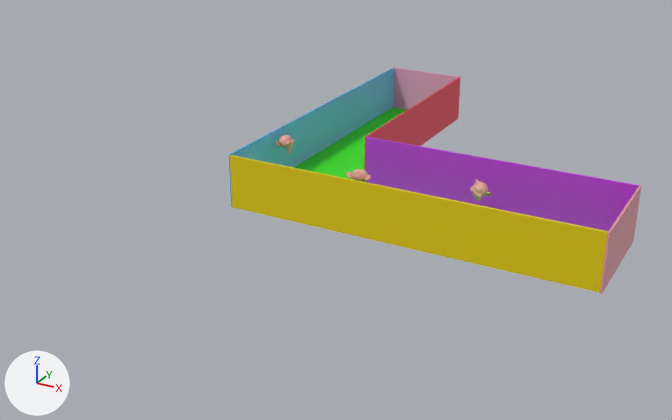
One commit to the glTF model untitled.gltf: the scene before it, then after it.
Before and after are seen from a 50 mm lens placed at (34.7, -82.2, 40.3), pointed at (-7.8, -5.0, 1.7). Every picture has the same lights, and +X, +Y and +Z are marked at lower left. Where no turn or scale is listed for an object, it has been applied to the vertices.
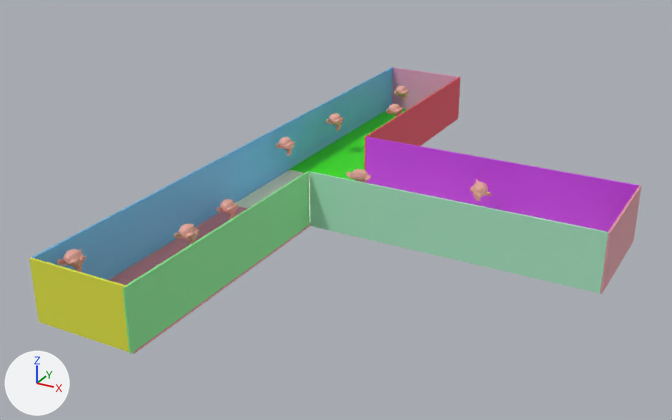
The change, as a diff of the scene's bpy script:
```diff
--- a/untitled.gltf.py
+++ b/untitled.gltf.py
@@ mat_material @@
 mat_material = principled_material('Material')
-mat_material.base_color = (0.0, 1.0, 0.0966)  # green #00ff58
+mat_material.base_color = (0.92, 1.0, 0.743)  # white #f6ffe0
 mat_material.roughness = 0.4
@@ me_cube_001 @@
 me_cube_001.from_pydata(...)  # 8 vertices, 12 faces; spans x -1.0..1.0, y -1.0..1.0, z -1.0..1.0
-me_cube_001.materials.append(mat_material_001)  # yellow #e7ce00
+me_cube_001.materials.append(mat_material_010)  # pink #e7969f
@@ ob_cube_001 @@
 ob_cube_001 = bpy.data.objects.new('Cube.001', me_cube_001)
-ob_cube_001.location = (0.05, -6.12, 2.91)
-ob_cube_001.scale = (20.0, 0.1, 3.0)
+ob_cube_001.location = (-15.19, -20.04, -0.02)
+ob_cube_001.scale = (5.1, 14.2, 0.1)
@@ ob_cube_004 @@
 ob_cube_004 = bpy.data.objects.new('Cube.004', me_cube_004)
-ob_cube_004.location = (-20.05, 14.03, 2.96)
-ob_cube_004.scale = (0.1, 20.1, 3.0)
+ob_cube_004.location = (-20.24, 0.08, 2.96)
+ob_cube_004.scale = (0.1, 34.2, 3.0)
@@ ob_suzanne @@
 ob_suzanne = bpy.data.objects.new('Suzanne', me_suzanne)
-ob_suzanne.location = (-18.59, 2.89, 4.59)
+ob_suzanne.location = (-18.59, 2.89, 4.34)
@@ ob_suzanne_009 @@
+ob_suzanne_009 = bpy.data.objects.new('Suzanne.009', me_suzanne_009)  # 505 vertices, 968 faces; spans x -0.81..0.93, y -1.35..1.39, z -1.05..0.98; in mat_material_018 (pink #e7a89c)
+ob_suzanne_009.location = (-18.93, -30.88, 4.53)
@@ ob_suzanne_008 @@
+ob_suzanne_008 = bpy.data.objects.new('Suzanne.008', me_suzanne_008)  # 505 vertices, 968 faces; spans x -0.81..0.93, y -1.35..1.39, z -1.05..0.98; in mat_material_017 (pink #e7a89c)
+ob_suzanne_008.location = (-13.05, -22.68, 4.93)
@@ ob_suzanne_007 @@
+ob_suzanne_007 = bpy.data.objects.new('Suzanne.007', me_suzanne_007)  # 505 vertices, 968 faces; spans x -0.81..0.93, y -1.35..1.39, z -1.05..0.98; in mat_material_016 (pink #e7a89c)
+ob_suzanne_007.location = (-18.03, 13.51, 4.26)
@@ ob_suzanne_006 @@
+ob_suzanne_006 = bpy.data.objects.new('Suzanne.006', me_suzanne_006)  # 505 vertices, 968 faces; spans x -0.81..0.93, y -1.35..1.39, z -1.05..0.98; in mat_material_015 (pink #e7a89c)
+ob_suzanne_006.location = (-12.61, 19.01, 4.82)
@@ ob_suzanne_005 @@
+ob_suzanne_005 = bpy.data.objects.new('Suzanne.005', me_suzanne_005)  # 505 vertices, 968 faces; spans x -0.81..0.93, y -1.35..1.39, z -1.05..0.98; in mat_material_014 (pink #e7a89c)
+ob_suzanne_005.location = (-15.48, 27.22, 4.67)
@@ ob_suzanne_004 @@
+ob_suzanne_004 = bpy.data.objects.new('Suzanne.004', me_suzanne_004)  # 505 vertices, 968 faces; spans x -0.81..0.93, y -1.35..1.39, z -1.05..0.98; in mat_material_013 (pink #e7a89c)
+ob_suzanne_004.location = (-17.25, -10.66, 1.97)
@@ ob_cube_010 @@
+ob_cube_010 = bpy.data.objects.new('Cube.010', me_cube_011)  # a box spanning x -5.1..5.1, y -0.1..0.1, z -3.0..3.0; in mat_material_012 (yellow #e4e742)
+ob_cube_010.location = (-15.2, -34.24, 3.0)
@@ ob_cube_009 @@
+ob_cube_009 = bpy.data.objects.new('Cube.009', me_cube_010)  # a box spanning x -0.1..0.1, y -14.1..14.1, z -2.9..2.9; in mat_material_011 (green #84e78e)
+ob_cube_009.location = (-10.19, -20.48, 3.04)
@@ ob_cube_008 @@
+ob_cube_008 = bpy.data.objects.new('Cube.008', me_cube_008)  # a box spanning x -15.0..15.0, y -0.1..0.1, z -3.0..3.0; in mat_material_009 (green #abe7c5)
+ob_cube_008.location = (4.98, -6.24, 2.92)
```

Boxes [x1, y1, x2, y2] around the edits, measured in the pictures (672 x 420 px):
'Cube.001', recoloured, moved, rescaled: before [230, 155, 609, 293]; after [109, 206, 310, 354]
'Cube.008', added (green): after [310, 172, 608, 293]
'Cube.004', moved, rescaled: before [229, 68, 394, 206]; after [32, 67, 393, 280]
'Cube.009', added (green): after [122, 171, 310, 353]
'Cube.010', added (yellow): after [29, 257, 134, 353]
'Cube', recoloured: [235, 170, 310, 216] in both
'Suzanne.009', added: after [58, 249, 86, 272]
'Suzanne.008', added: after [174, 223, 200, 245]
'Suzanne.004', added: after [217, 199, 238, 220]
'Suzanne', moved: before [276, 135, 295, 154]; after [276, 137, 295, 156]
'Suzanne.007', added: after [326, 113, 343, 131]
'Suzanne.006', added: after [386, 104, 403, 117]
'Suzanne.005', added: after [394, 86, 409, 102]
